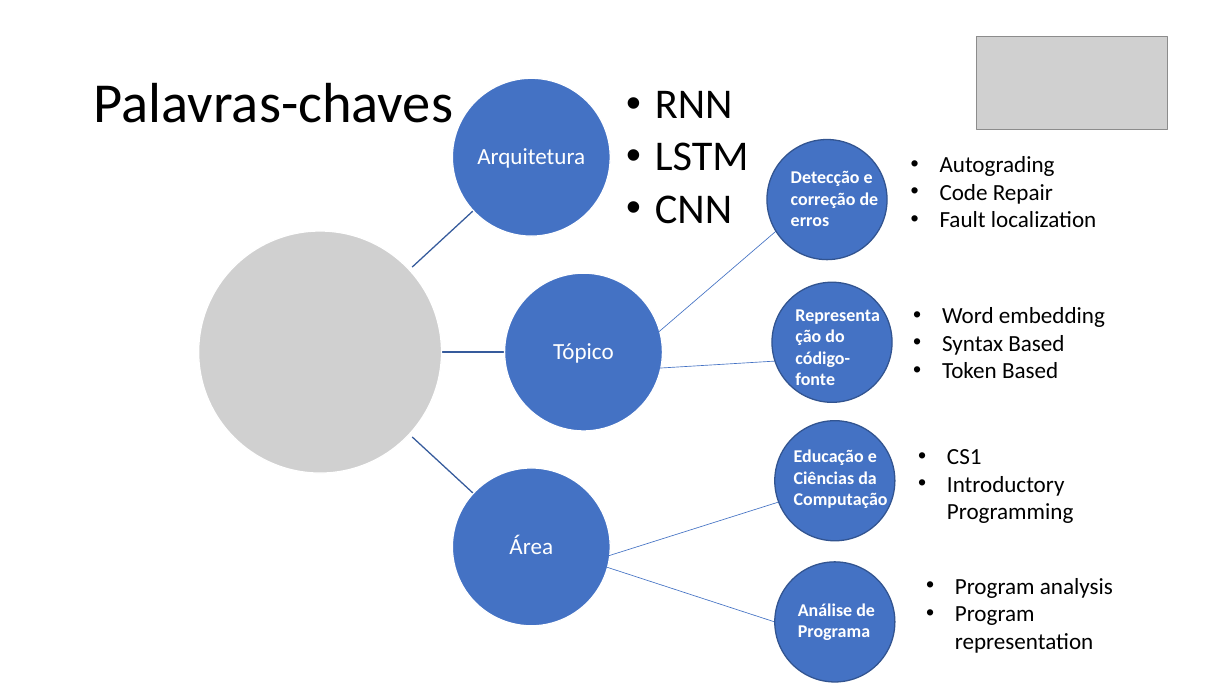
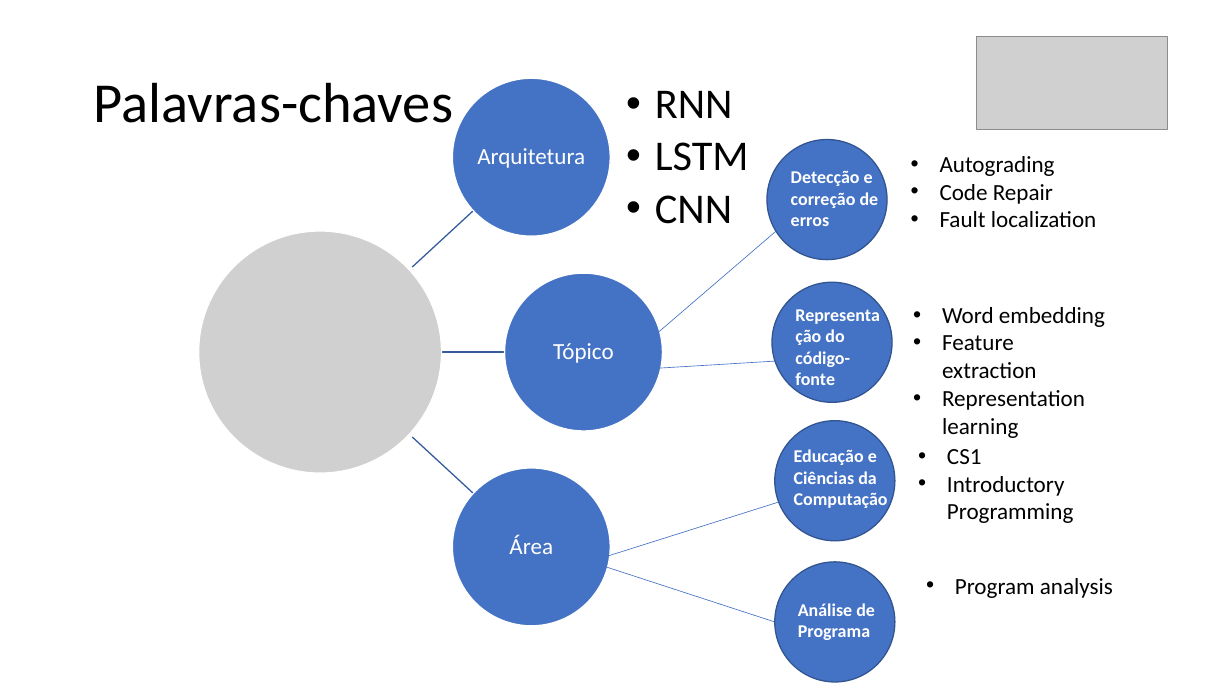
Before and after one commit to mrezende/mpq-discipline, a slide deck: slide 8 of exercise5/presentation/Apresentacao.pptx. Drawn at 1232x693 pixels with LibreOffice and Linux fonts; fonts in the diff are those of the drawing; grey boxes stand for pictures. Boxes give left, top, right and bottom in pixels: in the first picture for what was removed or moved away, otherwise in the second. Text is boxed around its words. In the diff, an @@ line names an element or a change of style, - is before the commit and + after.

Commit message:
alteracao das palavras chaves

```diff
--- a/exercise5/presentation/Apresentacao.pptx
+++ b/exercise5/presentation/Apresentacao.pptx
@@ text at (942, 335, 1085, 438): text changed @@
-• Syntax Based
-• Token Based
+• Feature extraction
+• Representation learning
@@ text at (955, 606, 1093, 653): paragraph removed @@
-• Program representation
```
Also in this commit, not shown: 2 other slides changed, 1 other file.
